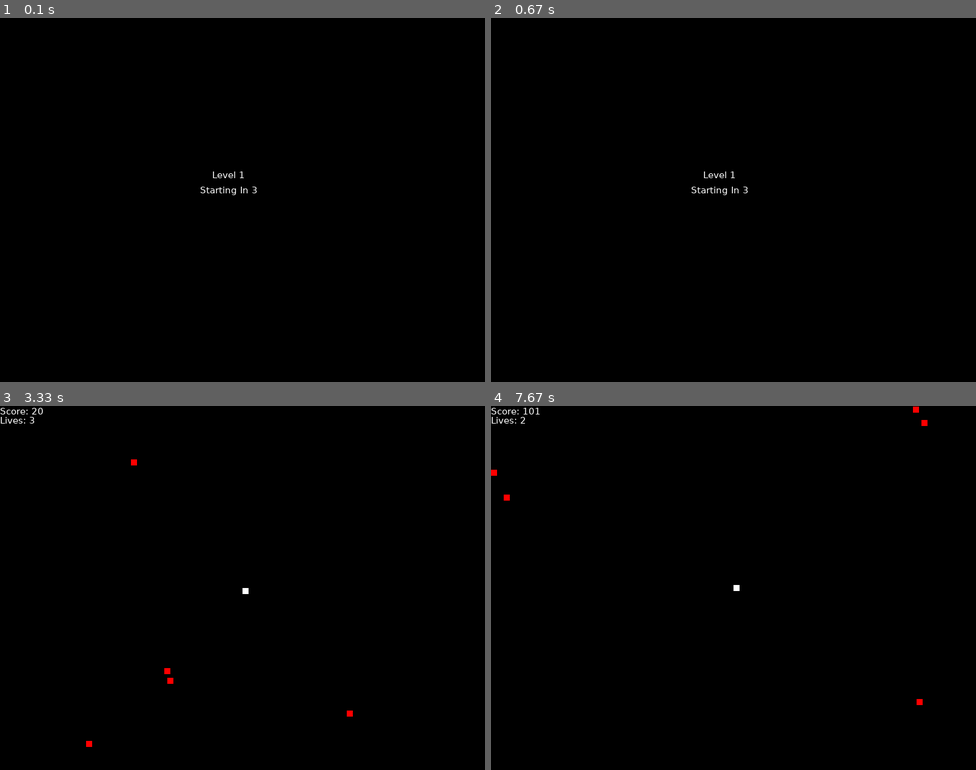
Above: before the commit, frames 1-4 (two rows, left to right).
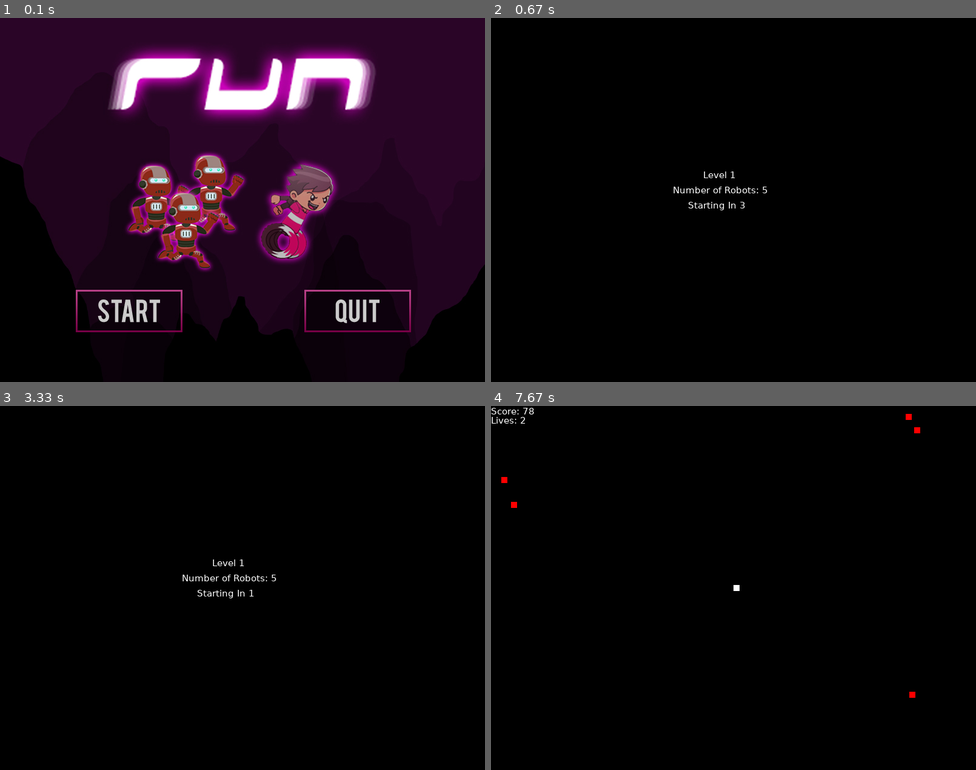
Above: after the commit, the same moments.

Repository: tahmed5/pygame_fun
Game: pygame game, started from main.py
The game is run twice, just before and just after one commit, with the same random seed, the same clock (stepped at 60 frames per second) and the same inputs.
Inputs (mouse positions are in pixels of both pictures, inside the frame that each line leads up to):
- Up to frame 1 (0.1 s): no input
- Up to frame 2 (0.67 s): press the mouse at (626, 309) at 0.37 s; move the mouse to (733, 250) at 0.47 s; release the mouse at (845, 192) at 0.6 s
- Up to frame 3 (3.33 s): no input
- Up to frame 4 (7.67 s): press the mouse at (626, 697) at 3.4 s; move the mouse to (743, 628) at 3.5 s; release the mouse at (859, 555) at 3.63 s; hold Left 4.07-4.47 s; hold Up 4.5-4.87 s

The runs differ from the first frame. In frame 1, 70% of the frame differs, in the area x 0-100%, y 0-91%; in frame 2, 0.3%; in frame 3, 0.5%; in frame 4, 0.2%.

Commit message:
Add files via upload

Diff:
--- a/coordinates.txt
+++ b/coordinates.txt
@@ -1,4 +1,13 @@
-Start
-126,448
-Quit
-502,448
+START
+
+TL = 126,448
+BR = 298,517
+width = 172
+height = 69
+
+QUIT
+
+TL = 502,448
+BR = 676,517
+width = 174
+height = 69
--- a/main.py
+++ b/main.py
@@ -17,10 +17,16 @@
 level = 1
 scoreboard = 0
 num_scrap = 0
+smallfont = pygame.font.SysFont('Verdana', 15) #Assigns the font verdana when displaying the score
+background = pygame.image.load("RunBackground.jpg")
+start_button = pygame.image.load("RunStartButton.png")
+quit_button = pygame.image.load("RunQuitButton.png")
+menu = True
 
 
 class user:
     def __init__(self,x,y):
+        self.type = 'player'
         self.lives = 3 #Amount of lives the user has
         self.x = x #Players x coordinate
         self.y = y #Players y coordinate
@@ -55,11 +61,9 @@
 
 
 
-player = user(int(width/2),int(height/2)) #Creates a user instance
-
 class robot:
     def __init__(self):
-        self.id = 'robot'
+        self.type = 'robot'
         #x and y are randomly generated
         x = list(range(0, width))
         y = list(range(0,height))
@@ -72,8 +76,8 @@
             if number not in range(150,450):
                 safe_y.append(number)
         self.x = random.choice(safe_x) #x is assigned from outside the safe radius)
+        self.y = random.choice(safe_y)#y is assigned from outside the safe radius
         self.colour = red # Sets the colours of bots to red
-        self.y = random.choice(safe_y)#y is assigned from outside the safe radius
         self.ground = False # Ground is used to make a bot stationary when it turns into a scrap pile
         self.width = 10
         self.height = 10
@@ -100,13 +104,13 @@
             self.y = height - (self.height)
         if self.ground != True:
             if player.x > self.x:
-                self.x += 2
+                self.x += 3
             if player.x < self.x:
-                self.x -= 2
+                self.x -= 3
             if player.y > self.y:
-                self.y += 2
+                self.y += 3
             if player.y < self.y:
-                self.y -= 2
+                self.y -= 3
 
     def scrap_pile(self,other):
         global num_scrap
@@ -115,7 +119,7 @@
         if other in bots:
             bots.remove(other)  #Removes one of the bots when two collide together so one scrap pile is created
         pygame.draw.rect(board,blue,(self.x,self.y,self.width,self.height)) #Outputs the scrap pile
-        self.id = 'scrap'
+        self.type = 'scrap'
 
 
 class collision:
@@ -154,23 +158,18 @@
     player.x, player.y =int(width/2),int(height/2) #updates the player position back to the centre
     global bots
     if level == 1:
-        bots = [robot() for x in range(5)] #Creates 5 bot instances when level is 0
+        bots = [robot() for x in range(5)] #Creates 5 bot instances when level is 1
     if level == 2:
-        bots = [robot() for x in range(10)] #Creates 10 bot instances when level is 1
+        bots = [robot() for x in range(10)] #Creates 10 bot instances when level is 2
     if level == 3:
-        bots = [robot() for x in range(15)] #Creates 10 bot instances when level is 1
+        bots = [robot() for x in range(15)] #Creates 10 bot instances when level is 3
     if level == 4:
-        bots = [robot() for x in range(20)] #Creates 10 bot instances when level is 1
-
-
-generate_bots()
-
-font = pygame.font.SysFont('Verdana', 15) #Assigns the font verdana when displaying the score
+        bots = [robot() for x in range(20)] #Creates 10 bot instances when level is 4
 
 
 def score(score):
     #Displays the Score
-    text = font.render('Score: ' + str(score), True, white)
+    text = smallfont.render('Score: ' + str(score), True, white)
     board.blit(text, [0,0])
 
 def save_score():
@@ -179,29 +178,60 @@
 
 def display_lives():
     #Displays the Lives
-    text = font.render('Lives: ' + str(player.lives), True, white)
+    text = smallfont.render('Lives: ' + str(player.lives), True, white)
     board.blit(text, [0, 15])
 
-countdownfont = pygame.font.SysFont('Verdana', 15)
 
 def countdown():
     for x in range(3, 0, -1):
         board.fill(black)
-        text = countdownfont.render('Level ' + str(level), True, white)
-        numbers = countdownfont.render('Starting In ' + str(x), True, white)
+        text = smallfont.render('Level ' + str(level), True, white)
+        num_of_bots = smallfont.render('Number of Robots: ' + str(len(bots)), True, white)
+        numbers = smallfont.render('Starting In ' + str(x), True, white)
         board.blit(text, [width/2- 50, height/2 - 50])
-        board.blit(numbers, [width/2- 70, height/2 - 25])
+        board.blit(num_of_bots, [width/2- 100, height/2 - 25])
+        board.blit(numbers, [width/2- 75, height/2])
         pygame.display.flip()
         time.sleep(1)
+    print('c')
 
 def lives_remaining():
     board.fill(black)
-    text = font.render('Lives Remaining: ' + str(player.lives), True, white)
+    text = smallfont.render('Lives Remaining: ' + str(player.lives), True, white)
     board.blit(text, [width/2- 90, height/2 - 50])
     pygame.display.flip()
     time.sleep(3)
 
-countdown()
+def create_environment():
+    generate_bots()
+    countdown()
+
+def start_menu():
+    global menu
+    while menu == True:
+        for event in pygame.event.get():
+            if event.type == pygame.QUIT:
+                pygame.quit()
+                quit()
+        mouse = pygame.mouse.get_pos()
+        click = pygame.mouse.get_pressed()
+        if 125 + 172 > mouse[0] > 150 and 448 + 69 > mouse[1] > 448 and click[0] == 1:
+            menu = False
+            create_environment()
+            break
+        if 502 + 172 > mouse[0] > 502 and 448 + 69 > mouse[1] > 448 and click[0] == 1:
+            menu = False
+            pygame.quit()
+            quit()
+        board.blit(background,(0,0))
+        board.blit(start_button,(125,448))
+        board.blit(quit_button,(502,448))
+        pygame.display.update()
+
+
+player = user(int(width/2),int(height/2))
+start_menu()
+
 
 
 #MAIN GAME LOOP
@@ -246,7 +276,7 @@
     score(scoreboard)
     display_lives()
     for bot in bots:
-        if bot.id == 'scrap':
+        if bot.type == 'scrap':
             num_scraps += 1
     if num_scraps == len(bots):
         level += 1
@@ -259,3 +289,4 @@
 print('Thank You For Playing')
 save_score()
 pygame.quit()
+quit()
